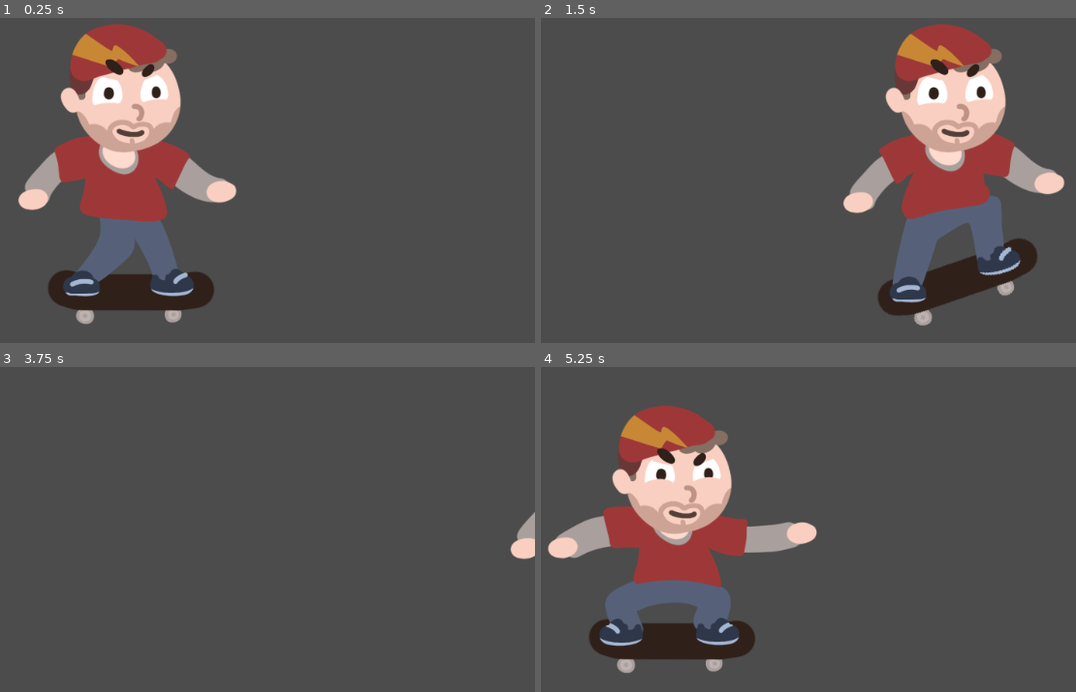
Above: before the commit, frames 1-4 (two rows, left to right).
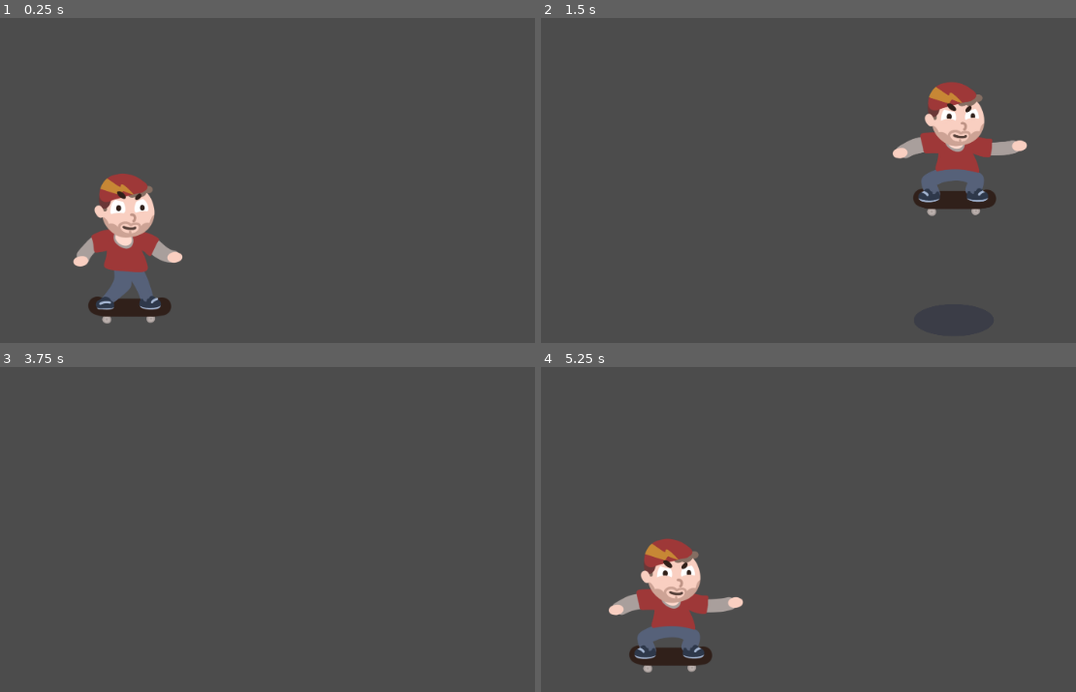
Above: after the commit, the same moments.

Repository: proximadams/The-Radical-Adventures-of-Chris-Pointon
Game: Godot game, scene res://scenes/Level.tscn
Same seed, same stepped clock (60 frames per second), same inputs: the game is played once before the commit and once after it.
Inputs:
- Up to frame 1 (0.25 s): no input
- Up to frame 2 (1.5 s): tap Enter at 0.5 s; hold D (move_right) 0.53-1.28 s; hold Down (shift_crouch) 0.53-1.28 s; tap Up (shift_jump) at 0.77, 0.8, 1.07, 1.35 s; hold Left (shift_back) from 1.28 s (still down)
- Up to frame 3 (3.75 s): tap Up (shift_jump) at 1.52, 1.82, 2.3, 3.02, 3.32 s; tap Down (shift_crouch) at 1.55, 2.85 s; tap Space at 2 s; release Left (shift_back) at 2.03 s; hold D (move_right) 2.03-2.78 s; hold Down (shift_crouch) 2.03-2.78 s; hold Right (shift_forward) 2.78-3.53 s; tap Enter at 3.5 s; hold A (move_left) from 3.53 s (still down); hold Up (shift_jump) from 3.53 s (still down)
- Up to frame 4 (5.25 s): release Up (shift_jump) at 4.28 s; tap Down (shift_crouch) at 4.35 s; tap Up (shift_jump) at 4.52, 4.82 s; release A (move_left) at 5.03 s; hold Left (shift_back) from 5.03 s (still down); hold Down (shift_crouch) from 5.03 s (still down)

The runs differ from the first frame. In frame 1, 19% of the frame differs, in the area x 3-45%, y 1-95%; in frame 2, 18%; in frame 3, 0.4%; in frame 4, 18%.

Commit message:
high and low jumping

Diff:
--- a/code/Player.gd
+++ b/code/Player.gd
@@ -1,21 +1,35 @@
 extends Node2D
 
-const SPEED := 500.0
+const CROUNCH_WINDOW_TIME := 0.3
+const SPEED               := 500.0
 
 onready var anim = $AnimationPlayer
 
 # var shift_action_string_arr = ['shift_crouch', 'shift_forward', 'shift_back']
 
+var crounchWindowTimer := CROUNCH_WINDOW_TIME
+
 func _process(delta: float) -> void:
-	# shifting weight
-	if _check_release_shift():
-		anim.play('idle')
-	if Input.is_action_pressed('shift_crouch'):
-		anim.play('shift_crouch')
-	elif Input.is_action_pressed('shift_forward'):
-		anim.play('shift_forward')
-	elif Input.is_action_pressed('shift_back'):
-		anim.play('shift_back')
+	# shifting weight and jumping
+	if not anim.current_animation.begins_with('jump'):
+		if _check_release_shift():
+			anim.play('idle')
+		if Input.is_action_pressed('shift_jump'):
+			if 0.0 < crounchWindowTimer:
+				anim.play('jump_high')
+			else:
+				anim.play('jump_low')
+			anim.queue('idle')
+		elif Input.is_action_pressed('shift_crouch'):
+			crounchWindowTimer = CROUNCH_WINDOW_TIME
+			anim.play('shift_crouch')
+		elif Input.is_action_pressed('shift_forward'):
+			anim.play('shift_forward')
+		elif Input.is_action_pressed('shift_back'):
+			anim.play('shift_back')
+	if 0.0 < crounchWindowTimer:
+		crounchWindowTimer -= delta
+	crounchWindowTimer = max(0.0, crounchWindowTimer)
 
 	# movement
 	var movementDirection = Vector2(
--- a/scenes/Level.tscn
+++ b/scenes/Level.tscn
@@ -6,7 +6,7 @@
 [sub_resource type="Animation" id=2]
 length = 0.001
 tracks/0/type = "value"
-tracks/0/path = NodePath("Sprite:frame")
+tracks/0/path = NodePath("ChrisHolder/Sprite:frame")
 tracks/0/interp = 1
 tracks/0/loop_wrap = true
 tracks/0/imported = false
@@ -16,6 +16,54 @@
 "transitions": PoolRealArray( 1 ),
 "update": 1,
 "values": [ 0 ]
+}
+tracks/1/type = "value"
+tracks/1/path = NodePath("ChrisHolder/Sprite:position")
+tracks/1/interp = 1
+tracks/1/loop_wrap = true
+tracks/1/imported = false
+tracks/1/enabled = true
+tracks/1/keys = {
+"times": PoolRealArray( 0 ),
+"transitions": PoolRealArray( 1 ),
+"update": 0,
+"values": [ Vector2( -16, -198 ) ]
+}
+tracks/2/type = "value"
+tracks/2/path = NodePath("ChrisHolder:position")
+tracks/2/interp = 1
+tracks/2/loop_wrap = true
+tracks/2/imported = false
+tracks/2/enabled = true
+tracks/2/keys = {
+"times": PoolRealArray( 0 ),
+"transitions": PoolRealArray( 1 ),
+"update": 0,
+"values": [ Vector2( 0, 0 ) ]
+}
+tracks/3/type = "value"
+tracks/3/path = NodePath("ShadowHolder:modulate")
+tracks/3/interp = 1
+tracks/3/loop_wrap = true
+tracks/3/imported = false
+tracks/3/enabled = true
+tracks/3/keys = {
+"times": PoolRealArray( 0 ),
+"transitions": PoolRealArray( 1 ),
+"update": 0,
+"values": [ Color( 1, 1, 1, 0 ) ]
+}
+tracks/4/type = "value"
+tracks/4/path = NodePath("ShadowHolder:scale")
+tracks/4/interp = 1
+tracks/4/loop_wrap = true
+tracks/4/imported = false
+tracks/4/enabled = true
+tracks/4/keys = {
+"times": PoolRealArray( 0 ),
+"transitions": PoolRealArray( 1 ),
+"update": 0,
+"values": [ Vector2( 0.3, 0.3 ) ]
 }
 
 [sub_resource type="Animation" id=1]
@@ -23,7 +71,7 @@
 length = 3.0
 loop = true
 tracks/0/type = "value"
-tracks/0/path = NodePath("Sprite:frame")
+tracks/0/path = NodePath("ChrisHolder/Sprite:frame")
 tracks/0/interp = 1
 tracks/0/loop_wrap = true
 tracks/0/imported = false
@@ -33,6 +81,136 @@
 "transitions": PoolRealArray( 1, 1, 1, 1, 1, 1 ),
 "update": 1,
 "values": [ 0, 1, 0, 1, 0, 1 ]
+}
+
+[sub_resource type="Animation" id=6]
+resource_name = "jump_high"
+length = 1.25
+step = 0.05
+tracks/0/type = "value"
+tracks/0/path = NodePath("ChrisHolder/Sprite:frame")
+tracks/0/interp = 1
+tracks/0/loop_wrap = true
+tracks/0/imported = false
+tracks/0/enabled = true
+tracks/0/keys = {
+"times": PoolRealArray( 0, 0.05, 0.15, 0.35, 0.7, 0.8, 0.9, 0.95, 1.15 ),
+"transitions": PoolRealArray( 1, 1, 1, 1, 1, 1, 1, 1, 1 ),
+"update": 1,
+"values": [ 2, 3, 0, 4, 0, 3, 0, 4, 0 ]
+}
+tracks/1/type = "value"
+tracks/1/path = NodePath("ChrisHolder/Sprite:position")
+tracks/1/interp = 1
+tracks/1/loop_wrap = true
+tracks/1/imported = false
+tracks/1/enabled = true
+tracks/1/keys = {
+"times": PoolRealArray( 0, 0.05, 0.3, 0.35, 0.5, 0.65, 0.7, 0.95 ),
+"transitions": PoolRealArray( 1, 0.466516, 0.406126, 0.535887, 2.2974, 1176.27, 0.926824, 4.92458 ),
+"update": 0,
+"values": [ Vector2( -16, -198 ), Vector2( -16, -220 ), Vector2( -16, -310 ), Vector2( -16, -330 ), Vector2( -16, -370 ), Vector2( -16, -330 ), Vector2( -16, -310 ), Vector2( -16, -198 ) ]
+}
+tracks/2/type = "value"
+tracks/2/path = NodePath("ChrisHolder:position")
+tracks/2/interp = 1
+tracks/2/loop_wrap = true
+tracks/2/imported = false
+tracks/2/enabled = true
+tracks/2/keys = {
+"times": PoolRealArray( 0.05, 0.5, 0.95 ),
+"transitions": PoolRealArray( 0.5, 2.5, 1 ),
+"update": 0,
+"values": [ Vector2( 0, 0 ), Vector2( 1.36422e-12, -200 ), Vector2( 0, 0 ) ]
+}
+tracks/3/type = "value"
+tracks/3/path = NodePath("ShadowHolder:modulate")
+tracks/3/interp = 1
+tracks/3/loop_wrap = true
+tracks/3/imported = false
+tracks/3/enabled = true
+tracks/3/keys = {
+"times": PoolRealArray( 0, 0.5, 1 ),
+"transitions": PoolRealArray( 1, 1, 1 ),
+"update": 0,
+"values": [ Color( 1, 1, 1, 0 ), Color( 1, 1, 1, 0.627451 ), Color( 1, 1, 1, 0 ) ]
+}
+tracks/4/type = "value"
+tracks/4/path = NodePath("ShadowHolder:scale")
+tracks/4/interp = 1
+tracks/4/loop_wrap = true
+tracks/4/imported = false
+tracks/4/enabled = true
+tracks/4/keys = {
+"times": PoolRealArray( 0, 0.5, 1 ),
+"transitions": PoolRealArray( 0.5, 2.5, 1 ),
+"update": 0,
+"values": [ Vector2( 0.3, 0.3 ), Vector2( 0.5, 0.5 ), Vector2( 0.3, 0.3 ) ]
+}
+
+[sub_resource type="Animation" id=7]
+resource_name = "jump_low"
+length = 0.9
+step = 0.05
+tracks/0/type = "value"
+tracks/0/path = NodePath("ChrisHolder/Sprite:frame")
+tracks/0/interp = 1
+tracks/0/loop_wrap = true
+tracks/0/imported = false
+tracks/0/enabled = true
+tracks/0/keys = {
+"times": PoolRealArray( 0, 0.05, 0.1, 0.25, 0.5, 0.55, 0.6, 0.65, 0.8 ),
+"transitions": PoolRealArray( 1, 1, 1, 1, 1, 1, 1, 1, 1 ),
+"update": 1,
+"values": [ 2, 3, 0, 4, 0, 3, 0, 4, 0 ]
+}
+tracks/1/type = "value"
+tracks/1/path = NodePath("ChrisHolder/Sprite:position")
+tracks/1/interp = 1
+tracks/1/loop_wrap = true
+tracks/1/imported = false
+tracks/1/enabled = true
+tracks/1/keys = {
+"times": PoolRealArray( 0, 0.05, 0.2, 0.25, 0.35, 0.45, 0.5, 0.65 ),
+"transitions": PoolRealArray( 1, 0.466516, 0.406126, 0.535887, 2.2974, 1176.27, 0.926824, 4.92458 ),
+"update": 0,
+"values": [ Vector2( -16, -198 ), Vector2( -16, -220 ), Vector2( -16, -310 ), Vector2( -16, -330 ), Vector2( -16, -370 ), Vector2( -16, -330 ), Vector2( -16, -310 ), Vector2( -16, -198 ) ]
+}
+tracks/2/type = "value"
+tracks/2/path = NodePath("ChrisHolder:position")
+tracks/2/interp = 1
+tracks/2/loop_wrap = true
+tracks/2/imported = false
+tracks/2/enabled = true
+tracks/2/keys = {
+"times": PoolRealArray( -0.05 ),
+"transitions": PoolRealArray( 1 ),
+"update": 0,
+"values": [ Vector2( 0, 0 ) ]
+}
+tracks/3/type = "value"
+tracks/3/path = NodePath("ShadowHolder:modulate")
+tracks/3/interp = 1
+tracks/3/loop_wrap = true
+tracks/3/imported = false
+tracks/3/enabled = true
+tracks/3/keys = {
+"times": PoolRealArray( 0, 0.35, 0.7 ),
+"transitions": PoolRealArray( 1, 1, 1 ),
+"update": 0,
+"values": [ Color( 1, 1, 1, 0 ), Color( 1, 1, 1, 0.196078 ), Color( 1, 1, 1, 0 ) ]
+}
+tracks/4/type = "value"
+tracks/4/path = NodePath("ShadowHolder:scale")
+tracks/4/interp = 1
+tracks/4/loop_wrap = true
+tracks/4/imported = false
+tracks/4/enabled = true
+tracks/4/keys = {
+"times": PoolRealArray( 0, 0.35, 0.7 ),
+"transitions": PoolRealArray( 0.5, 2.5, 1 ),
+"update": 0,
+"values": [ Vector2( 0.3, 0.3 ), Vector2( 0.4, 0.4 ), Vector2( 0.3, 0.3 ) ]
 }
 
 [sub_resource type="Animation" id=5]
@@ -40,7 +218,7 @@
 length = 0.1
 loop = true
 tracks/0/type = "value"
-tracks/0/path = NodePath("Sprite:frame")
+tracks/0/path = NodePath("ChrisHolder/Sprite:frame")
 tracks/0/interp = 1
 tracks/0/loop_wrap = true
 tracks/0/imported = false
@@ -57,7 +235,7 @@
 length = 0.1
 loop = true
 tracks/0/type = "value"
-tracks/0/path = NodePath("Sprite:frame")
+tracks/0/path = NodePath("ChrisHolder/Sprite:frame")
 tracks/0/interp = 1
 tracks/0/loop_wrap = true
 tracks/0/imported = false
@@ -73,7 +251,7 @@
 resource_name = "shift_forward"
 length = 0.1
 tracks/0/type = "value"
-tracks/0/path = NodePath("Sprite:frame")
+tracks/0/path = NodePath("ChrisHolder/Sprite:frame")
 tracks/0/interp = 1
 tracks/0/loop_wrap = true
 tracks/0/imported = false
@@ -89,9 +267,24 @@
 
 [node name="Player" type="Node2D" parent="."]
 position = Vector2( 487, 462 )
+scale = Vector2( 0.5, 0.5 )
 script = ExtResource( 2 )
 
-[node name="Sprite" type="Sprite" parent="Player"]
+[node name="ShadowHolder" type="Node2D" parent="Player"]
+modulate = Color( 1, 1, 1, 0 )
+position = Vector2( 0, -16 )
+scale = Vector2( 0.3, 0.3 )
+
+[node name="Sprite" type="Sprite" parent="Player/ShadowHolder"]
+position = Vector2( -16, -134 )
+texture = ExtResource( 1 )
+hframes = 2
+vframes = 3
+frame = 5
+
+[node name="ChrisHolder" type="Node2D" parent="Player"]
+
+[node name="Sprite" type="Sprite" parent="Player/ChrisHolder"]
 position = Vector2( -16, -198 )
 texture = ExtResource( 1 )
 hframes = 2
@@ -101,6 +294,8 @@
 autoplay = "idle"
 anims/RESET = SubResource( 2 )
 anims/idle = SubResource( 1 )
+anims/jump_high = SubResource( 6 )
+anims/jump_low = SubResource( 7 )
 anims/shift_back = SubResource( 5 )
 anims/shift_crouch = SubResource( 3 )
 anims/shift_forward = SubResource( 4 )
Binary file changed: images/ChrisSheet.png
Not shown: 1 places in scenes/Level.tscn that only renumber resources
Not shown, added: images/ChrisSheet.png~
